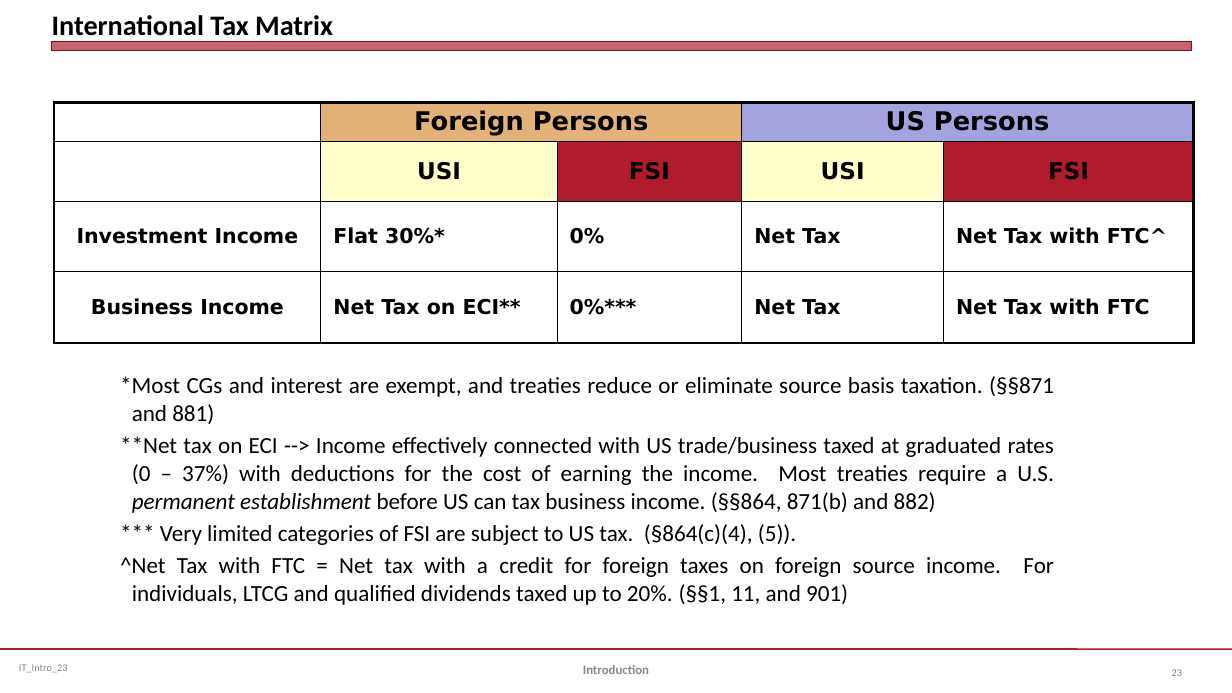
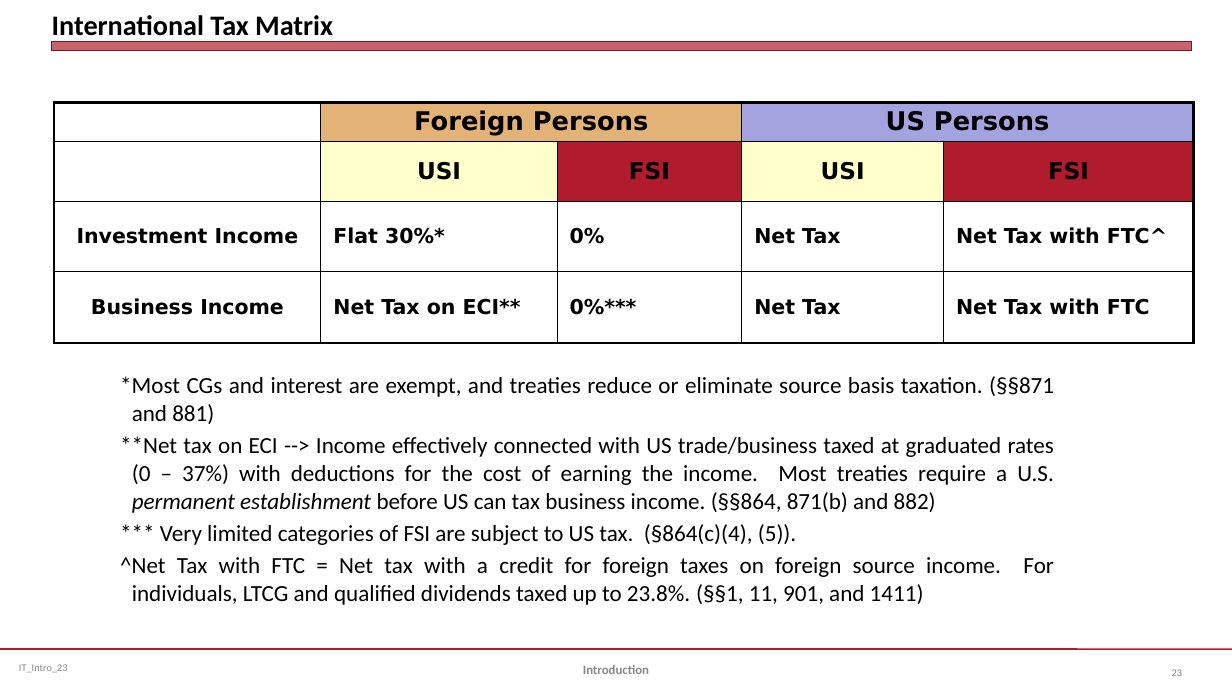
Before and after one commit to jmc877/International-Tax, a slide deck: slide 23 of slides/IT_Intro_23.pptx. Drawn at 1232x693 pixels with LibreOffice and Linux fonts; fonts in the diff are those of the drawing. Boxes give left, top, right and bottom in pixels: in the first picture for what was removed or moved away, otherwise in the second. Text is boxed around its words. In the diff, an @@ line names an element or a change of style, - is before the commit and + after.

```diff
--- a/slides/IT_Intro_23.pptx
+++ b/slides/IT_Intro_23.pptx
@@ text at [120, 557, 1054, 605]: text changed @@
-^Net Tax with FTC = Net tax with a credit for foreign taxes on foreign source income. For individuals, LTCG and qualified dividends taxed up to 20%. (§§1, 11, and 901)
+^Net Tax with FTC = Net tax with a credit for foreign taxes on foreign source income. For individuals, LTCG and qualified dividends taxed up to 23.8%. (§§1, 11, 901, and 1411)
```
Also in this commit, not shown: 3 other slides changed, 2 other files.
